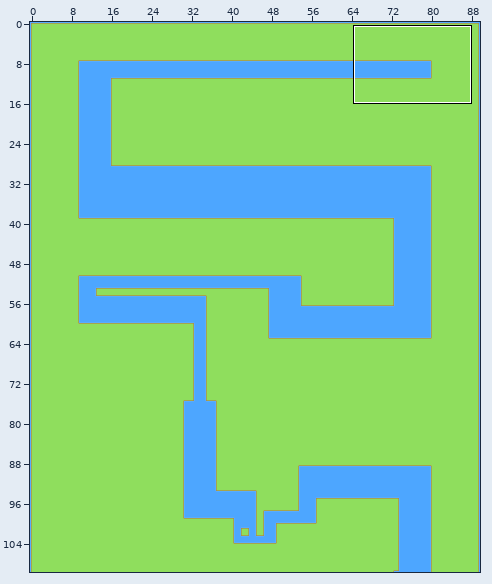
A Tiled map gets an edit: Assets/com.seanba.super-tiled2unity/FINAL/Maps/Overworld 1.tmx. The first picture is a wide view before the edit; the outline marks the close-up.
Close-up. Before:
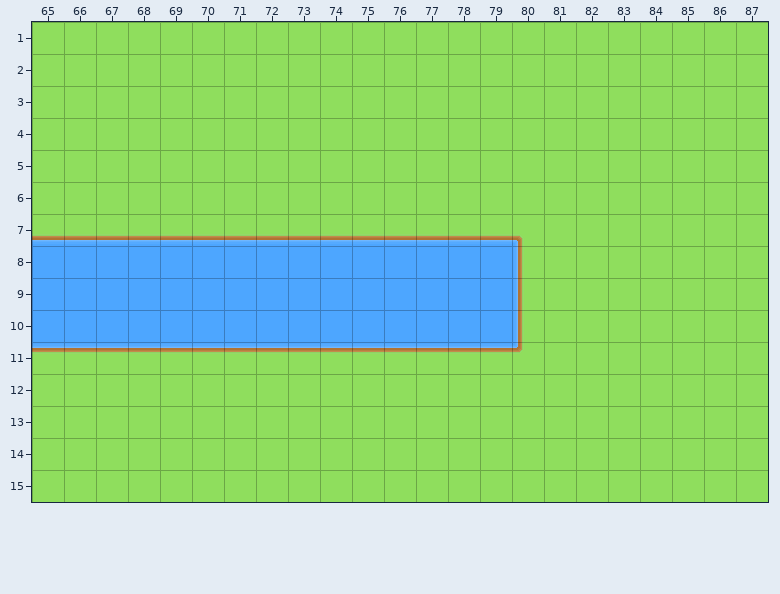
Cells are 32x32 px. Shown: x 65..87, y 1..15. The commit also changed other parts of the map, which this record leaves out.
After:
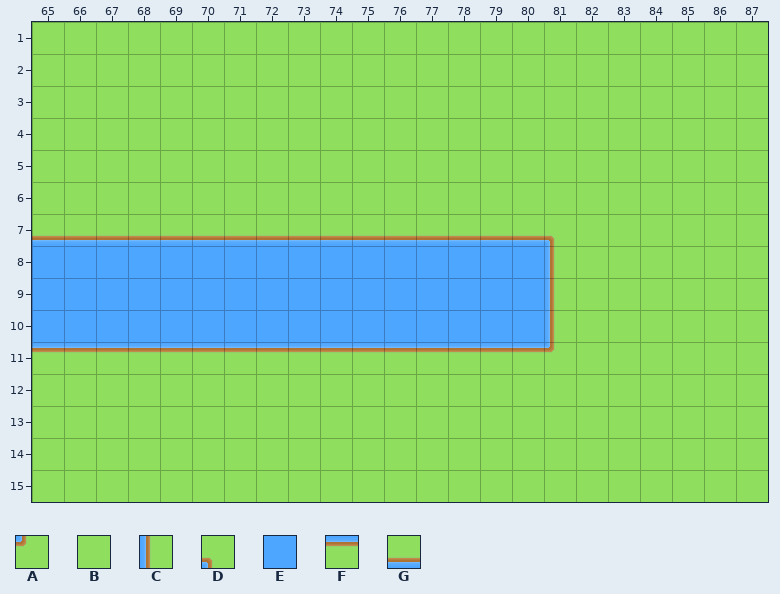
Key: from "Grass": A 60 "2.5", B 61 "2.6", C 75 "4.4", D 84 "5.5", E 88 "6.1", F 101 "1.6", G 116 "6.6".
_ is an empty cell.
Changes in this commit:
Layer "Tile Layer 1":
y 7: x 80..81 DB -> GD
y 8..10: x 80..81 CB -> EC
y 11: x 80..81 AB -> FA
